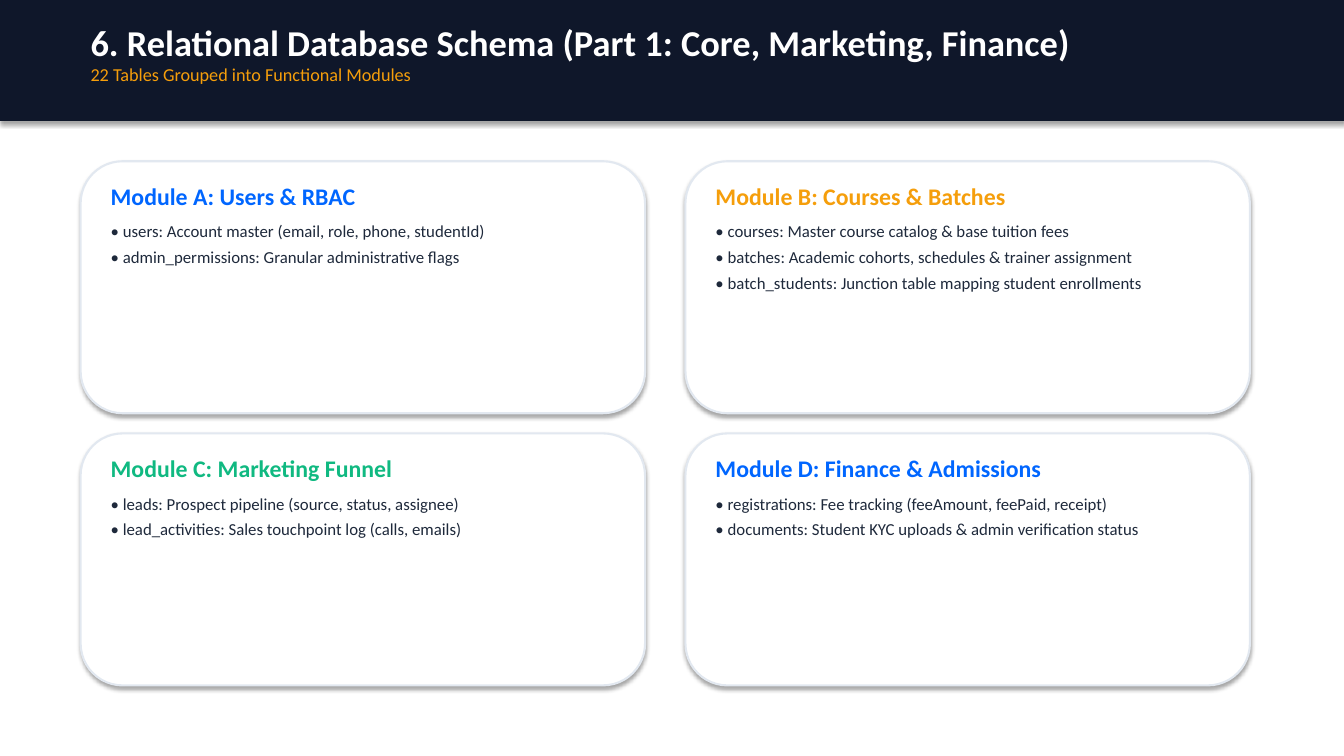
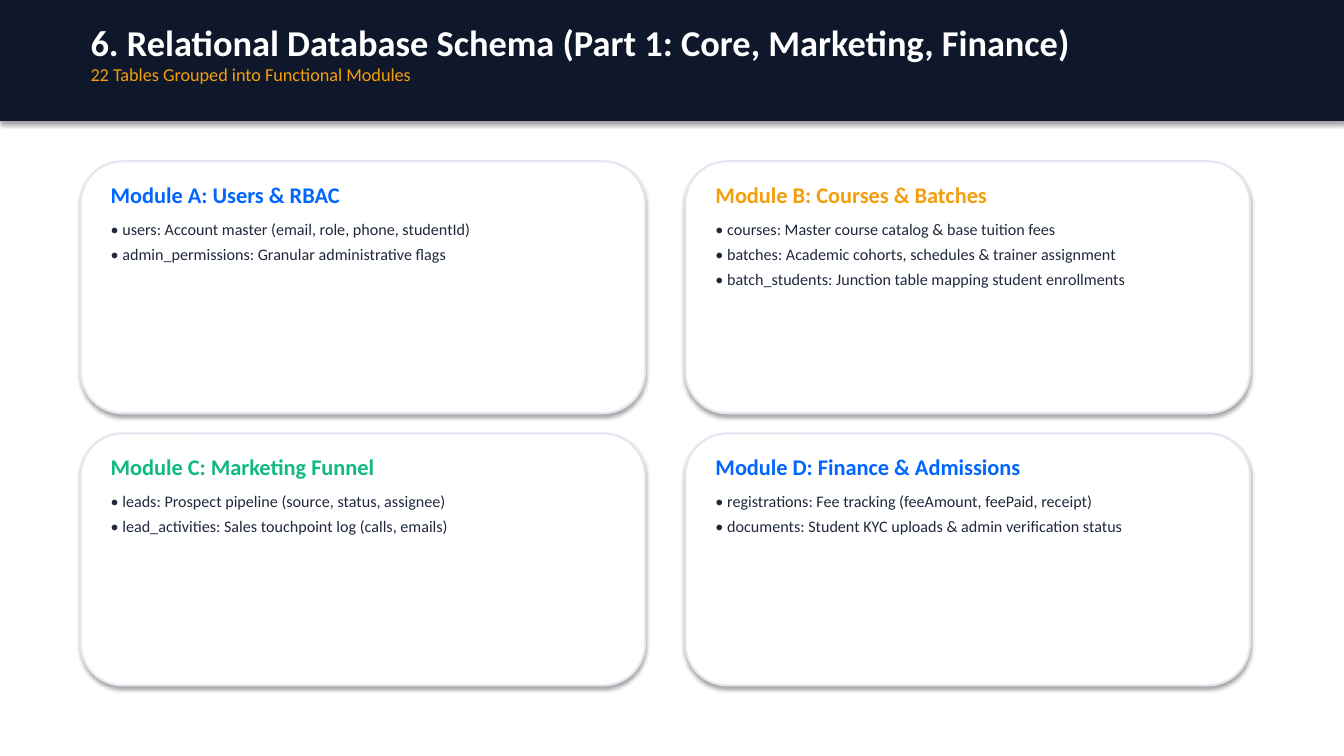
Before and after one commit to Devanshgupta712/Eduflow, a slide deck: slide 7 of LMS_Data_Architecture_and_Flow.pptx. Drawn at 1344x756 pixels with LibreOffice and Linux fonts; fonts in the diff are those of the drawing. Boxes give left, top, right and bottom in pixels: in the first picture for what was removed or moved away, otherwise in the second. Text is boxed around its words. In the diff, an @@ line names an element or a change of style, - is before the commit and + after.

```diff
--- a/LMS_Data_Architecture_and_Flow.pptx
+++ b/LMS_Data_Architecture_and_Flow.pptx
@@ text "Module A: Users & RBAC" at <box>111,187,470,263</box>: size 17 to 16 pt in "Module A: Users & RBAC"; size 12 to 11.5 pt in "• users: Account master (email, role, phone, ...", "• admin_permissions: Granular administrative flags" @@
@@ text "Module B: Courses & Batches" at <box>715,187,1125,288</box>: size 17 to 16 pt in "Module B: Courses & Batches"; size 12 to 11.5 pt in "• courses: Master course catalog & base ...", "• batches: Academic cohorts, schedules & trainer ...", "• batch_students: Junction table mapping student enrollments" @@
@@ text "Module C: Marketing Funnel" at <box>111,459,447,535</box>: size 17 to 16 pt in "Module C: Marketing Funnel"; size 12 to 11.5 pt in "• leads: Prospect pipeline (source, status, assignee)", "• lead_activities: Sales touchpoint log (calls, emails)" @@
@@ text "Module D: Finance & Admissions" at <box>715,459,1122,535</box>: size 17 to 16 pt in "Module D: Finance & Admissions"; size 12 to 11.5 pt in "• registrations: Fee tracking (feeAmount, feePaid, receipt)", "• documents: Student KYC uploads & admin ..." @@
```
Also in this commit, not shown: 9 other slides changed, 2 slides added, 2 slides removed, 2 other files.
